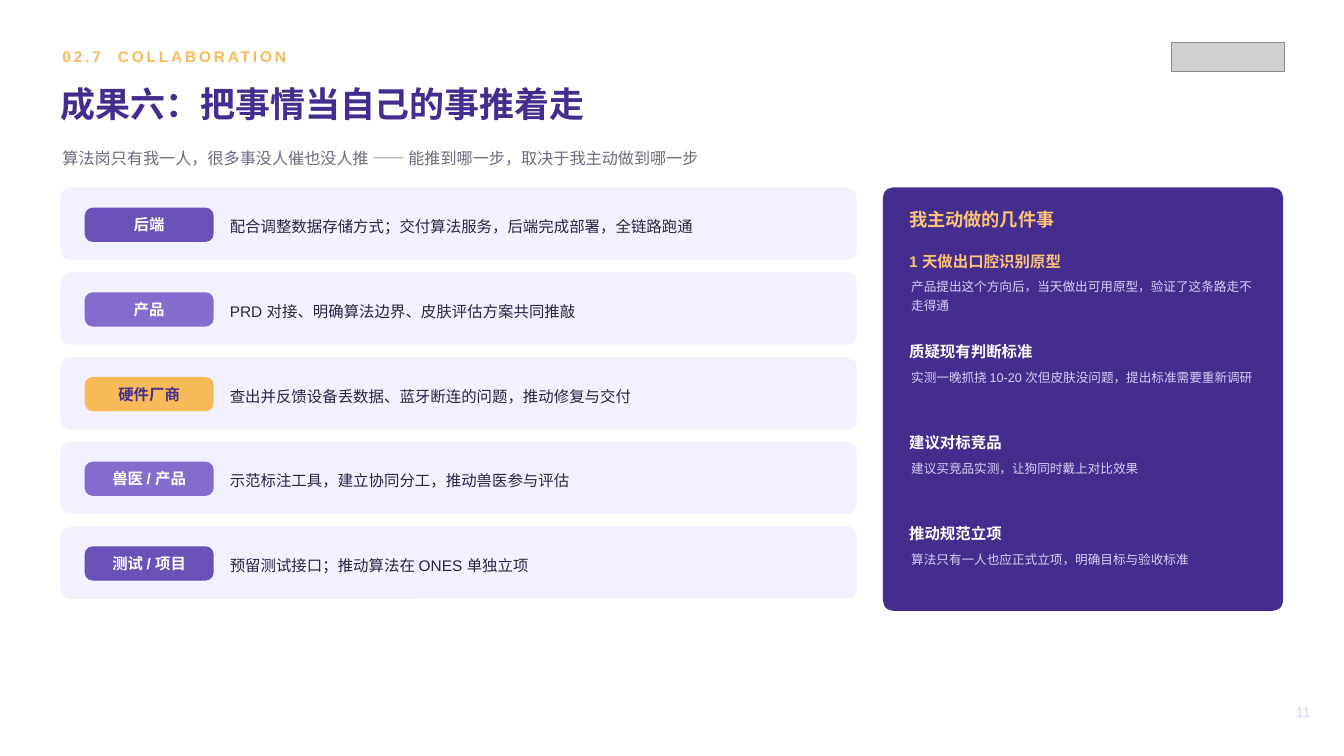
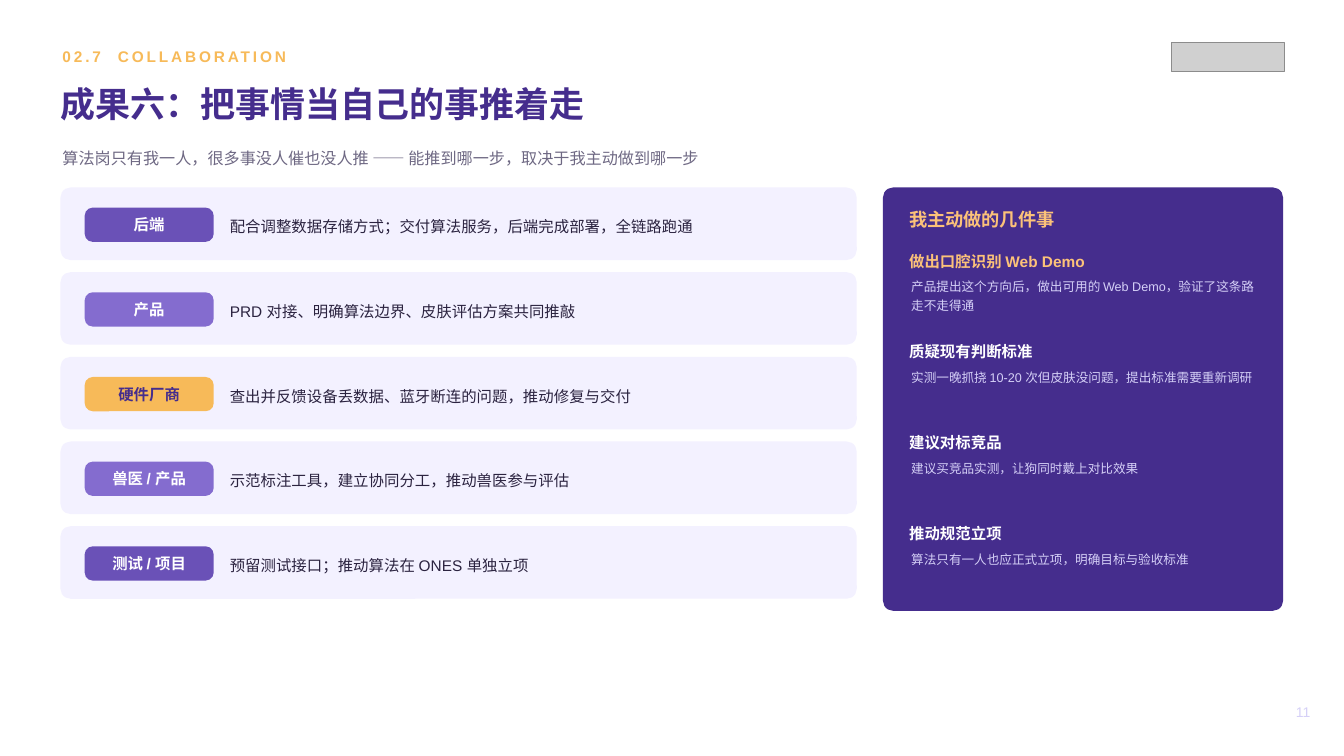
Before and after one commit to zhuyetuo/workplace_soft_skills, a slide deck: slide 11 of 转正述职/转正述职报告-Toky.pptx. Drawn at 1344x756 pixels with LibreOffice and Linux fonts; fonts in the diff are those of the drawing; grey boxes stand for pictures. Boxes give left, top, right and bottom in pixels: in the first picture for what was removed or moved away, otherwise in the second. Text is boxed around its words. In the diff, an @@ line names an element or a change of style, - is before the commit and + after.

```diff
--- a/转正述职/转正述职报告-Toky.pptx
+++ b/转正述职/转正述职报告-Toky.pptx
@@ text at box(909, 254, 1085, 269): text changed @@
-1 天做出口腔识别原型
+做出口腔识别 Web Demo
@@ text at box(911, 280, 1254, 311): text changed @@
-产品提出这个方向后，当天做出可用原型，验证了这条路走不走得通
+产品提出这个方向后，做出可用的 Web Demo，验证了这条路走不走得通
```
Also in this commit, not shown: 1 other file.
